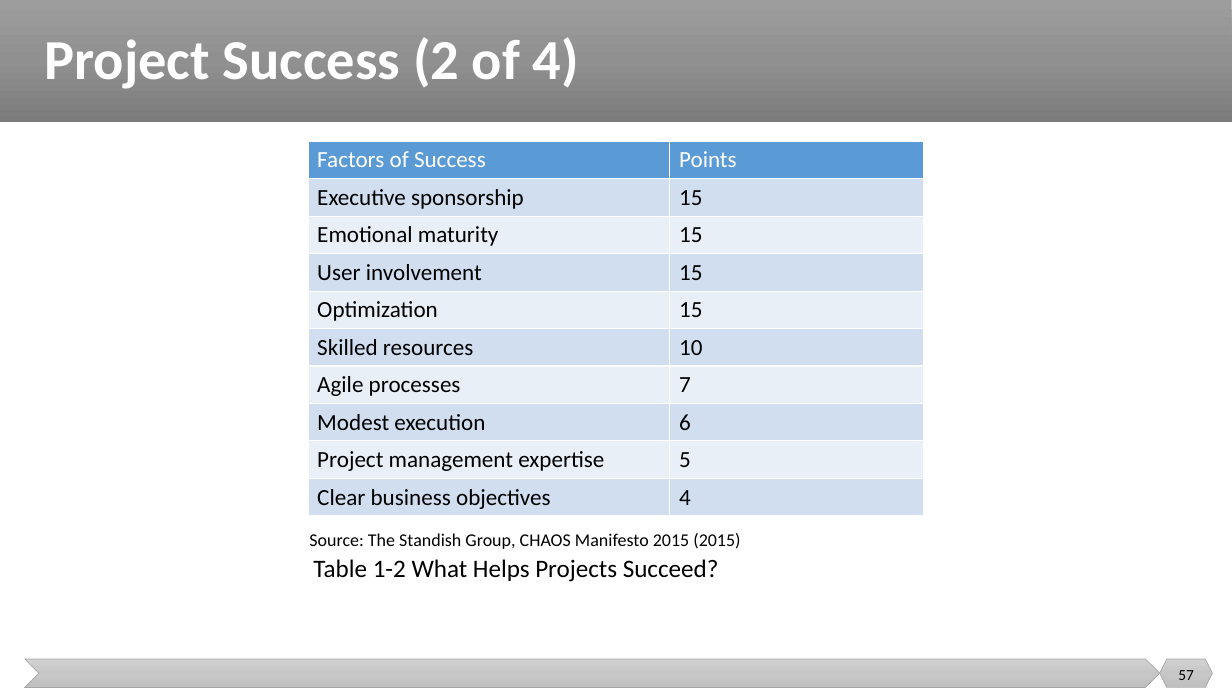
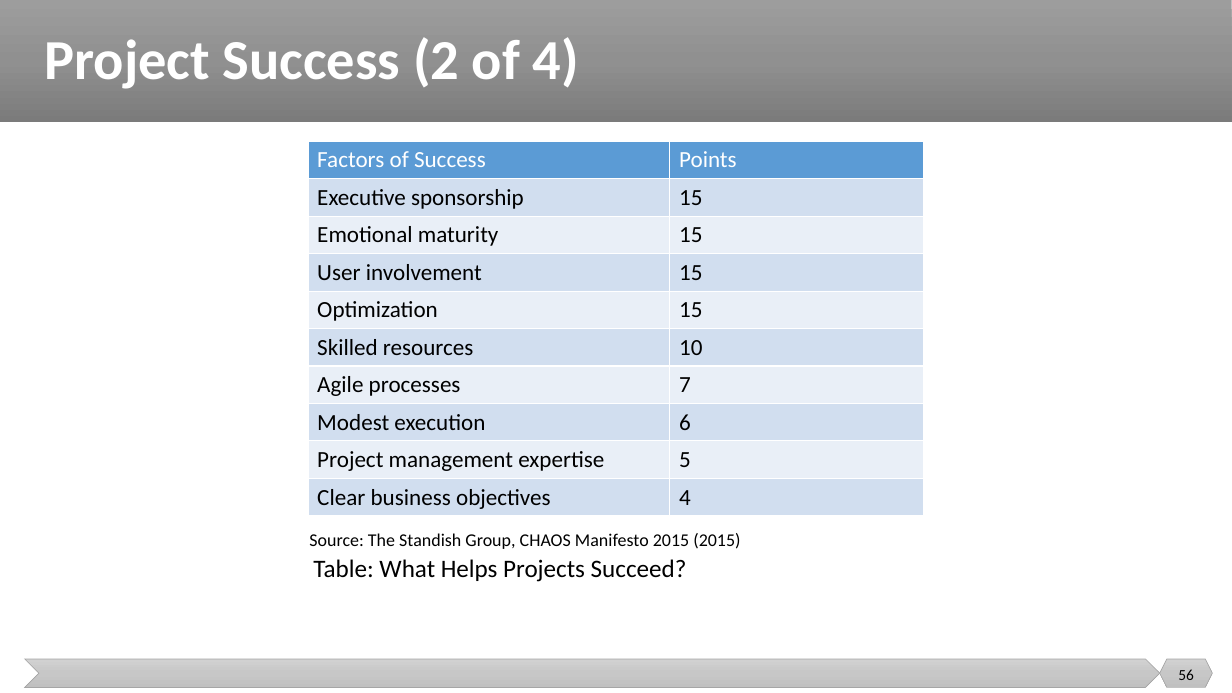
Before and after one commit to malenezi/malenezi, a slide deck: slide 56 of SE423/Lectures/1-Introduction/Introduction.pptx (slide 57 before the commit). Drawn at 1232x693 pixels with LibreOffice and Linux fonts; fonts in the diff are those of the drawing. Boxes give left, top, right and bottom in pixels: in the first picture for what was removed or moved away, otherwise in the second. Text is boxed around its words. In the diff, an @@ line names an element or a change of style, - is before the commit and + after.

```diff
--- a/SE423/Lectures/1-Introduction/Introduction.pptx
+++ b/SE423/Lectures/1-Introduction/Introduction.pptx
@@ text at (313,559,687,582): text changed @@
-Table 1-2 What Helps Projects Succeed?
+Table: What Helps Projects Succeed?
@@ page number at (1178,669,1194,680): text changed @@
-57
+56
```
Also in this commit, not shown: 7 other slides changed, 3 slides added, 5 slides removed.
